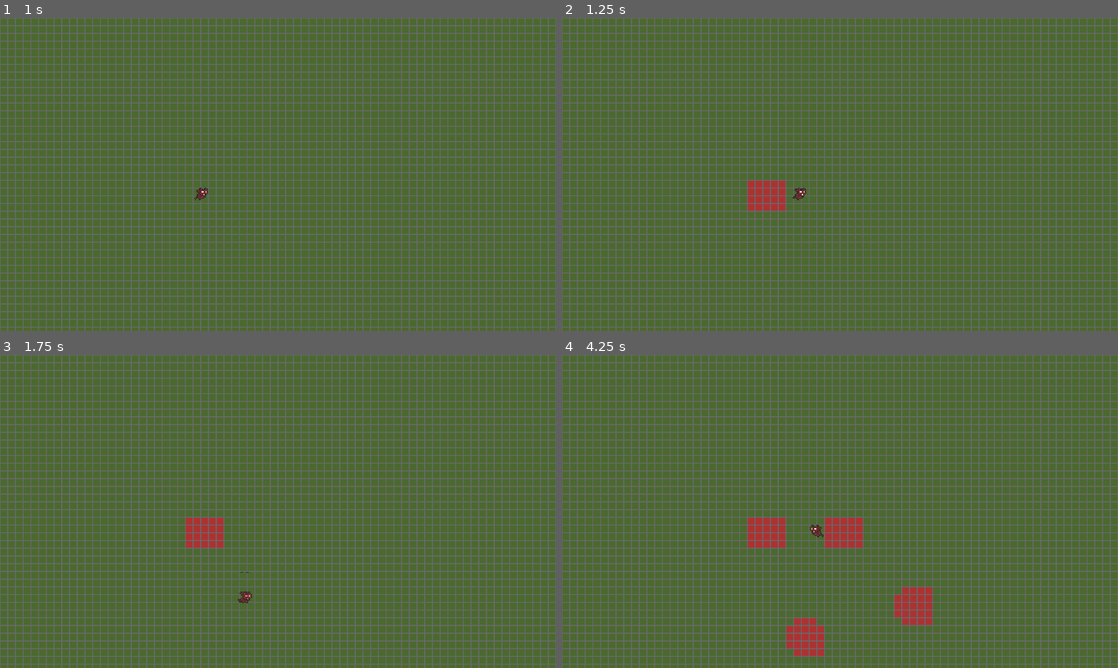
Above: before the commit, frames 1-4 (two rows, left to right).
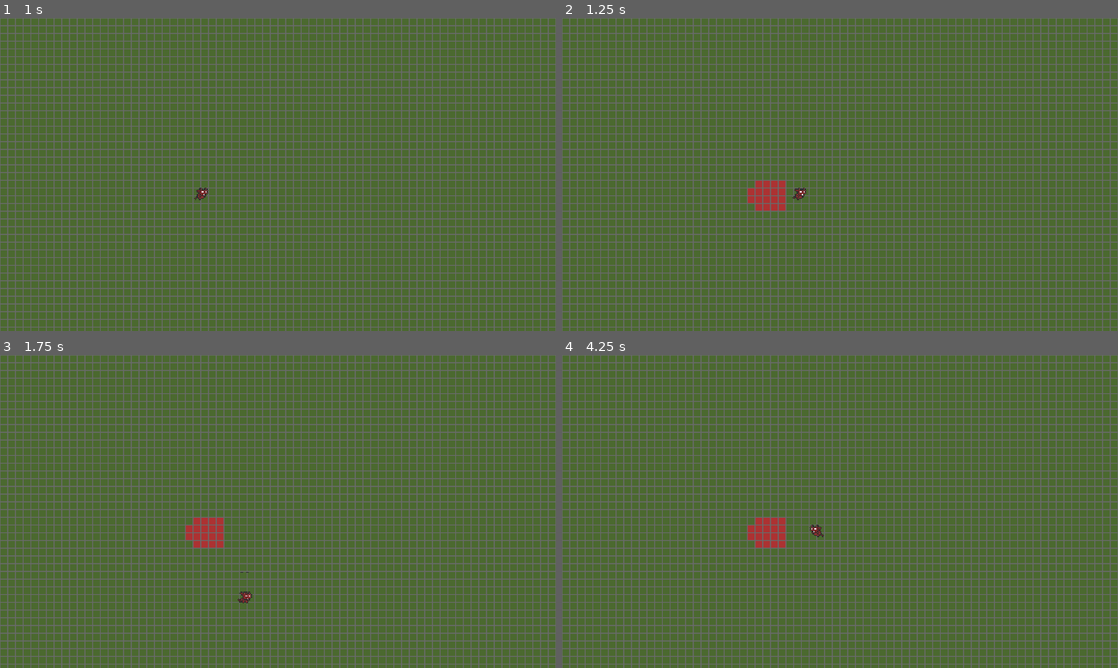
Above: after the commit, the same moments.

Repository: Seblis/They-won-t-survive
Game: Godot game, scene res://levels/base_level.tscn
Two runs of this game, one before a commit and one after it. Both use one fixed random seed, a clock stepped at 60 frames per second and the inputs below.
Inputs:
- Up to frame 1 (1 s): tap Enter at 0.5 s; hold Right (ui_right) from 0.53 s (still down)
- Up to frame 2 (1.25 s): keep holding Right (ui_right)
- Up to frame 3 (1.75 s): release Right (ui_right) at 1.28 s; hold Down (ui_down) from 1.28 s (still down)
- Up to frame 4 (4.25 s): release Down (ui_down) at 2.03 s; hold Right (ui_right) 2.03-2.78 s; tap Space at 2.75 s; hold Up (ui_up) 2.78-3.53 s; hold Left (ui_left) from 3.53 s (still down)

Frame 1 is identical in both runs. In frame 2, less than 0.1% of the frame differs, in the area x 33-35%, y 52-62%; in frame 3, less than 0.1%; in frame 4, 1.9%, in the area x 33-67%, y 52-97%.

Commit message:
BaseWeapon scene created
Other player corruption weapons will be inherited from BaseWeapon

Diff:
--- a/levels/base_level.tscn
+++ b/levels/base_level.tscn
@@ -4,7 +4,7 @@
 [ext_resource type="Script" path="res://levels/base_level.gd" id="1_v7j55"]
 [ext_resource type="Texture2D" uid="uid://dkby1cgurwakq" path="res://assets/tiles/tile_normal.png" id="2_kayo5"]
 [ext_resource type="PackedScene" uid="uid://7jekns5y01qt" path="res://player/player.tscn" id="3_ba8e1"]
-[ext_resource type="PackedScene" uid="uid://br7m47vps1buj" path="res://player/weapons/basic_corrupt.tscn" id="6_0s8x0"]
+[ext_resource type="PackedScene" uid="uid://br7m47vps1buj" path="res://player/weapons/base_weapon.tscn" id="6_0s8x0"]
 [ext_resource type="Script" path="res://levels/CorruptionEngine.gd" id="6_bh0is"]
 
 [sub_resource type="TileSetAtlasSource" id="TileSetAtlasSource_dc7rw"]
--- /dev/null
+++ b/player/weapons/base_weapon.gd
@@ -0,0 +1,38 @@
+extends Area2D
+
+@export var startup_frames: int = 0
+@export var active_frames: int = 3
+@export var cooldown: float = 4.0
+@export var hitbox: Shape2D
+@onready var attack_cooldown = $AttackCooldown
+@onready var collision_shape_2d = $CollisionShape2D
+
+var _active_left: int = -1
+var _startup_left: int = -1
+var _attack_enabled: bool = false
+
+func _ready():
+	attack_cooldown.wait_time = cooldown
+	collision_shape_2d.shape = hitbox
+
+# Called every frame. 'delta' is the elapsed time since the previous frame.
+func _physics_process(delta):
+	if _attack_enabled:
+		if _startup_left:
+			_startup_left -= 1
+			return
+		else:
+			monitoring = true
+
+		if _active_left:
+			_active_left -= 1
+		else:
+			_attack_enabled = false
+			monitoring = false
+
+
+
+func _on_attack_cooldown_timeout():
+	_active_left = active_frames
+	_startup_left = startup_frames
+	_attack_enabled = true
--- a/player/weapons/basic_corrupt.tscn
+++ b/player/weapons/base_weapon.tscn
@@ -1,19 +1,19 @@
 [gd_scene load_steps=3 format=3 uid="uid://br7m47vps1buj"]
 
-[ext_resource type="Script" path="res://player/weapons/basic_corrupt.gd" id="1_cqx4w"]
+[ext_resource type="Script" path="res://player/weapons/base_weapon.gd" id="1_cqx4w"]
 
-[sub_resource type="CircleShape2D" id="CircleShape2D_kbx44"]
-radius = 30.1496
+[sub_resource type="CircleShape2D" id="CircleShape2D_uxhda"]
+radius = 25.0
 
 [node name="BaseWeapon" type="Area2D"]
 collision_layer = 2
 collision_mask = 2
 monitoring = false
 script = ExtResource("1_cqx4w")
+hitbox = SubResource("CircleShape2D_uxhda")
 
 [node name="CollisionShape2D" type="CollisionShape2D" parent="."]
 position = Vector2(281, 367)
-shape = SubResource("CircleShape2D_kbx44")
 
 [node name="AttackCooldown" type="Timer" parent="."]
 autostart = true
--- a/player/weapons/basic_corrupt.gd
+++ /dev/null
@@ -1,15 +0,0 @@
-extends Area2D
-
-var _remaining_active_time: int = -1
-
-# Called every frame. 'delta' is the elapsed time since the previous frame.
-func _physics_process(delta):
-	if _remaining_active_time > -1:
-		_remaining_active_time -= 1
-
-	if _remaining_active_time == -1:
-		monitoring = false
-
-func _on_attack_cooldown_timeout():
-	_remaining_active_time = 3
-	monitoring = true
